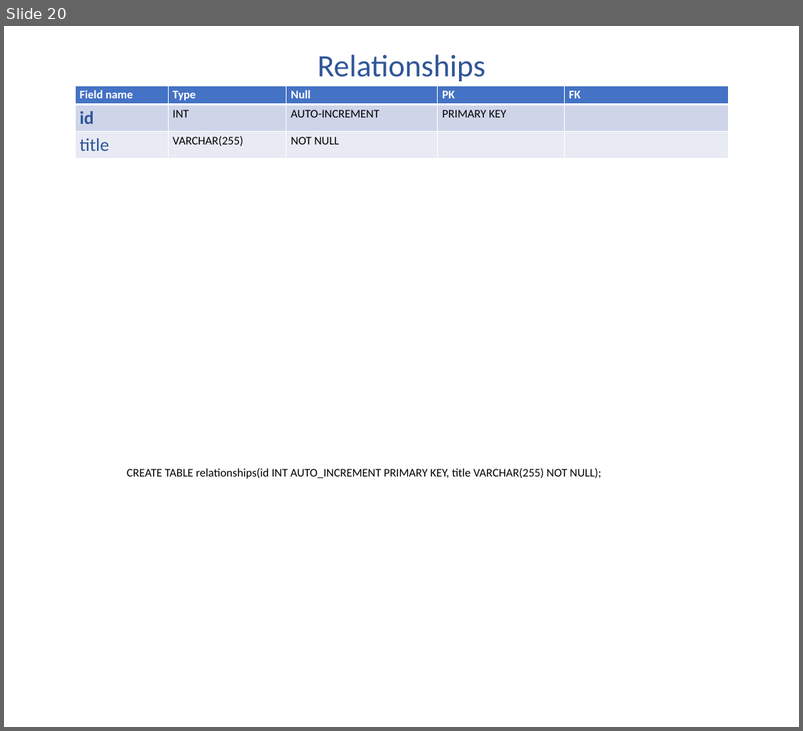
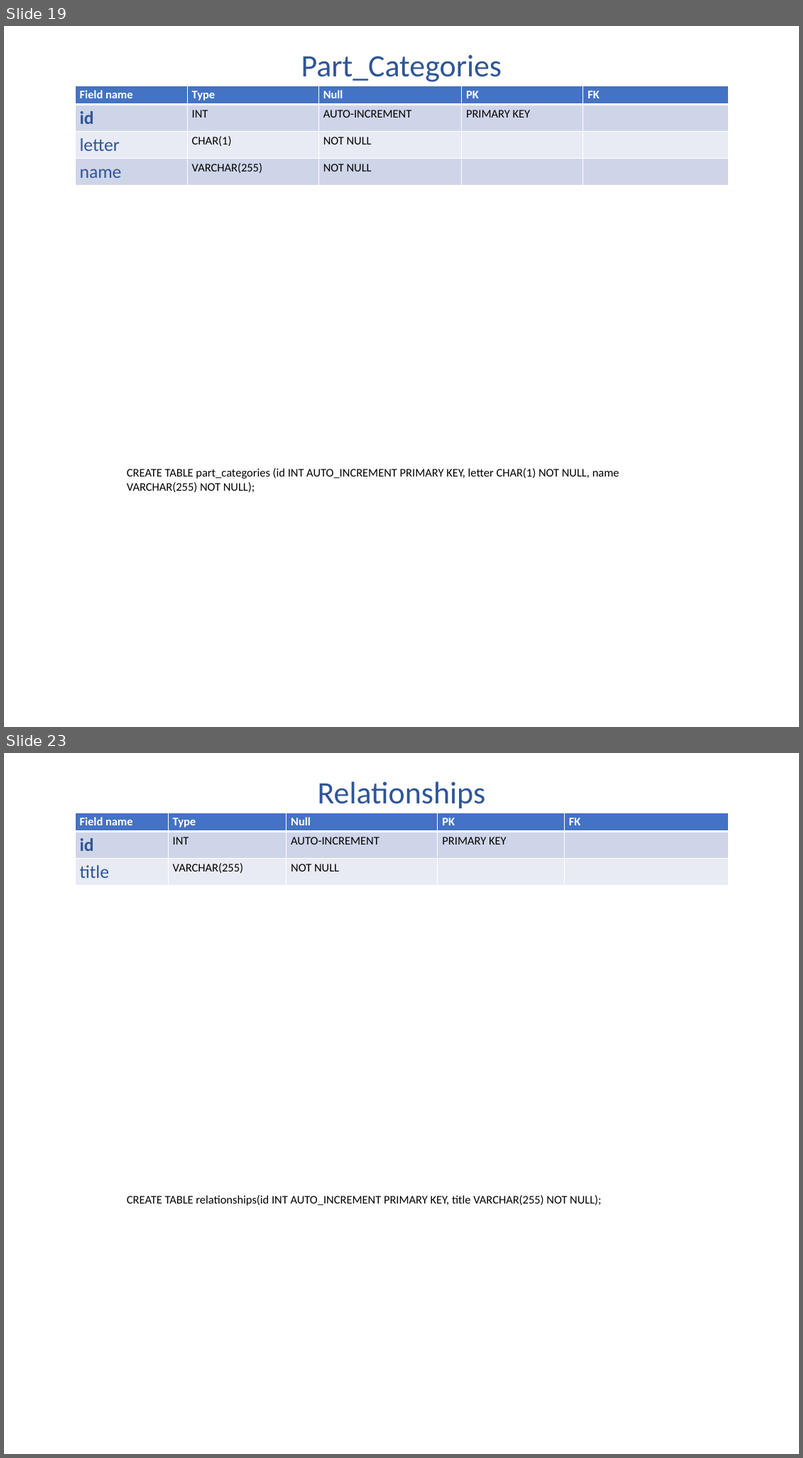
Before and after one commit to thekakester/mortechjobs, a slide deck: sql-tables.pptx. Shown one above the other, each under a label of ours: slide 20 before the commit, slides 19 and 23 after it; the slides between them are not shown. The pictures are 803x731 and 803x1458 pixels, drawn with LibreOffice and Linux fonts; fonts in the diff are those of the drawing. Boxes give left, top, right and bottom in pixels: in the first picture for what was removed or moved away, otherwise in the second. Text is boxed around its words. In the diff, an @@ line names an element or a change of style, - is before the commit and + after.

```diff
--- a/sql-tables.pptx
+++ b/sql-tables.pptx
@@ slide 19 added at [4,26,799,727], background #FFFFFF @@
@@ text added at [301,55,502,82], 48 pt, text #2F5597 @@
+Part_Categories
@@ table added at [75,86,728,223], 4 rows, 5 columns @@
+Field name | Type | Null | PK | FK
+id | INT | AUTO-INCREMENT | PRIMARY KEY | 
+letter | CHAR(1) | NOT NULL |  | 
+name | VARCHAR(255) | NOT NULL |  | 
@@ text added at [127,468,620,492], 18 pt, text #000000 @@
+CREATE TABLE part_categories (id INT AUTO_INCREMENT PRIMARY KEY, letter CHAR(1) NOT NULL, name VARCHAR(255) NOT NULL);
@@ what was slide 20 is now slide 23 @@
```
Also in this commit, not shown: 18 slides changed, 2 other slides added, 44 other files.
